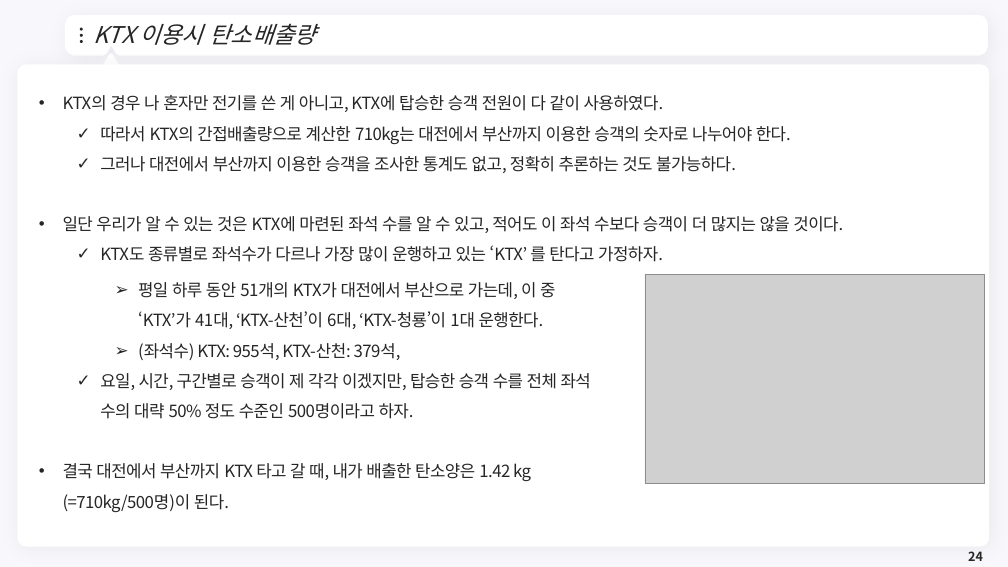
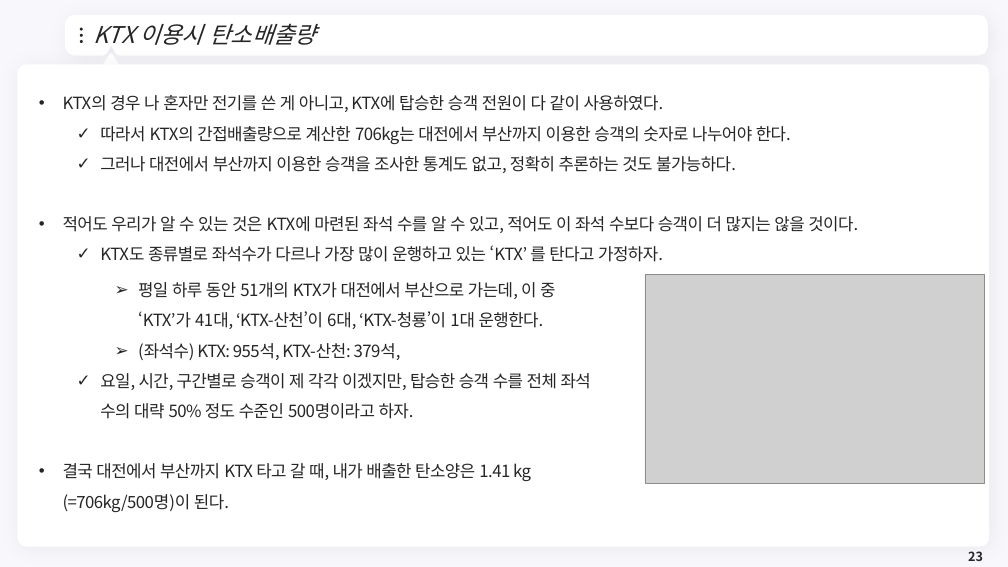
Before and after one commit to meandthey/Teaching, a slide deck: slide 23 of 생활속의 경제/01_Lectures/생활속의 경제_(에너지경제)_2.pptx (slide 24 before the commit). Drawn at 1008x567 pixels with LibreOffice and Linux fonts; fonts in the diff are those of the drawing; grey boxes stand for pictures; background and template pictures are left out. Boxes give left, top, right and bottom in pixels: in the first picture for what was removed or moved away, otherwise in the second. Text is boxed around its words. In the diff, an @@ line names an element or a change of style, - is before the commit and + after.

```diff
--- a/생활속의 경제/01_Lectures/생활속의 경제_(에너지경제)_2.pptx
+++ b/생활속의 경제/01_Lectures/생활속의 경제_(에너지경제)_2.pptx
@@ text at box(100, 126, 791, 144): text changed @@
-  ✓ 따라서 KTX의 간접배출량으로 계산한 710kg는 대전에서 부산까지 이용한 승객의 숫자로 나누어야 한다.
+  ✓ 따라서 KTX의 간접배출량으로 계산한 706kg는 대전에서 부산까지 이용한 승객의 숫자로 나누어야 한다.
@@ text at box(63, 216, 858, 233): text changed @@
-• 일단 우리가 알 수 있는 것은 KTX에 마련된 좌석 수를 알 수 있고, 적어도 이 좌석 수보다 승객이 더 많지는 않을 것이다.
+• 적어도 우리가 알 수 있는 것은 KTX에 마련된 좌석 수를 알 수 있고, 적어도 이 좌석 수보다 승객이 더 많지는 않을 것이다.
@@ text at box(63, 463, 531, 512): text changed @@
-• 결국 대전에서 부산까지 KTX 타고 갈 때, 내가 배출한 탄소양은 1.42 kg (=710kg/500명)이 된다.
+• 결국 대전에서 부산까지 KTX 타고 갈 때, 내가 배출한 탄소양은 1.41 kg (=706kg/500명)이 된다.
@@ page number at box(968, 551, 983, 561): text changed @@
-24
+23
```
Also in this commit, not shown: 17 other slides changed, 3 slides added, 7 slides removed, 2 other files.
